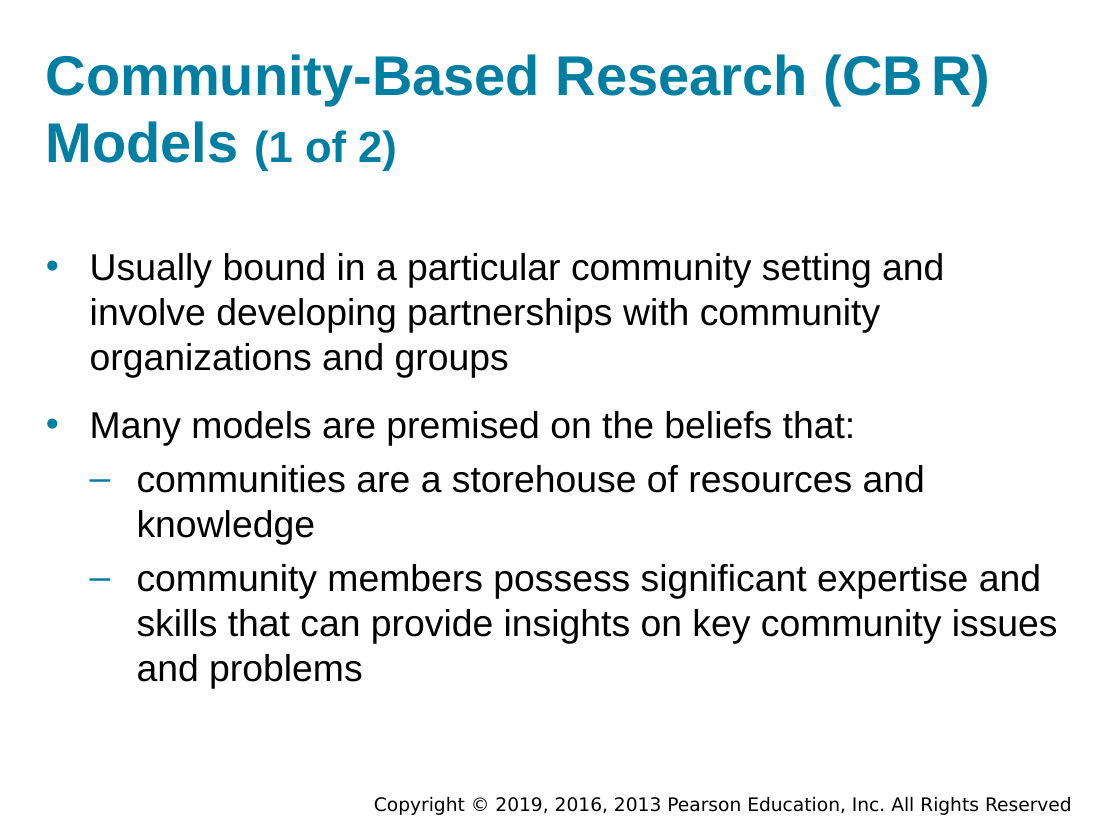
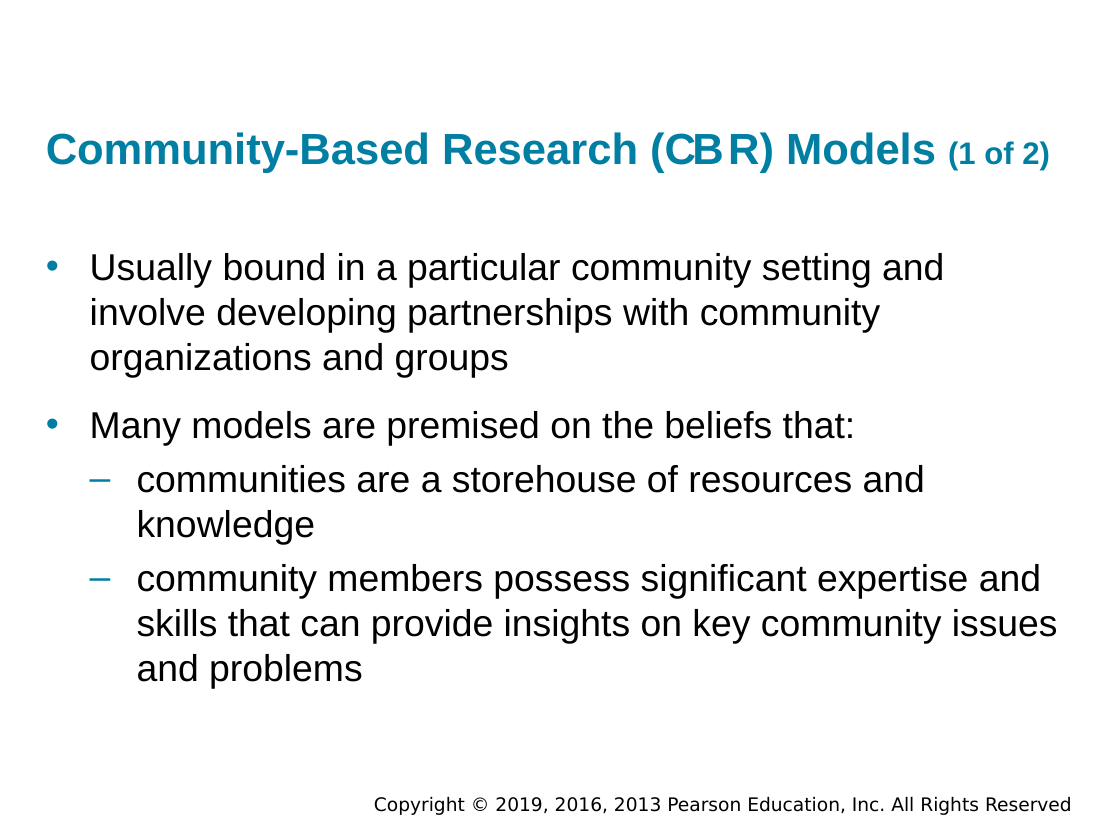
Before and after one commit to shakiliitju/Masters-in-IT, a slide deck: slide 9 of Chapter Two 1447/CSC 621 Research Methods/Lectures/Ch-10-PPTaccessible.pptx. Drawn at 1120x840 pixels with LibreOffice and Linux fonts; fonts in the diff are those of the drawing; background and template pictures are left out. Boxes give left, top, right and bottom in pixels: in the first picture for what was removed or moved away, otherwise in the second. Text is boxed around its words. In the diff, an @@ line names an element or a change of style, - is before the commit and + after.

Commit message:
Add accessible PPT PDFs and update lectures
Add accessible PDF exports for CSC 621 Research Methods (Chapters 9–12) and update the corresponding PPTX files. Also refresh IT 647 Data Mining lecture PDFs (Lecture 9 and Lecture 10). These changes provide accessible presentation PDFs and updated lecture materials.

```diff
--- a/Chapter Two 1447/CSC 621 Research Methods/Lectures/Ch-10-PPTaccessible.pptx
+++ b/Chapter Two 1447/CSC 621 Research Methods/Lectures/Ch-10-PPTaccessible.pptx
@@ title "Community-Based Research (C B R) ..." moved from (x1=46, y1=54, x2=990, y2=171) to (x1=46, y1=132, x2=1050, y2=173) @@
@@ title "Community-Based Research (C B R) ..." at (x1=46, y1=132, x2=1050, y2=173): size 36 to 28 pt in "Community-Based Research (C B R) Models"; size 28 to 20 pt in "(1 of 2)" @@
```
Also in this commit, not shown: 7 other slides changed, 9 other files.
